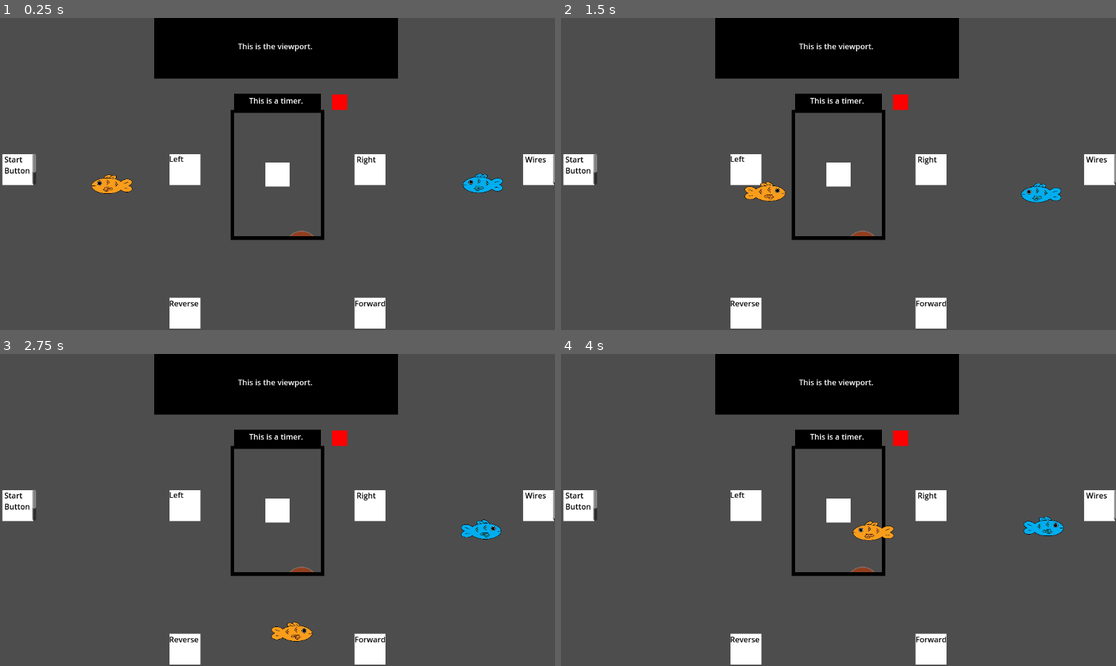
Above: before the commit, frames 1-4 (two rows, left to right).
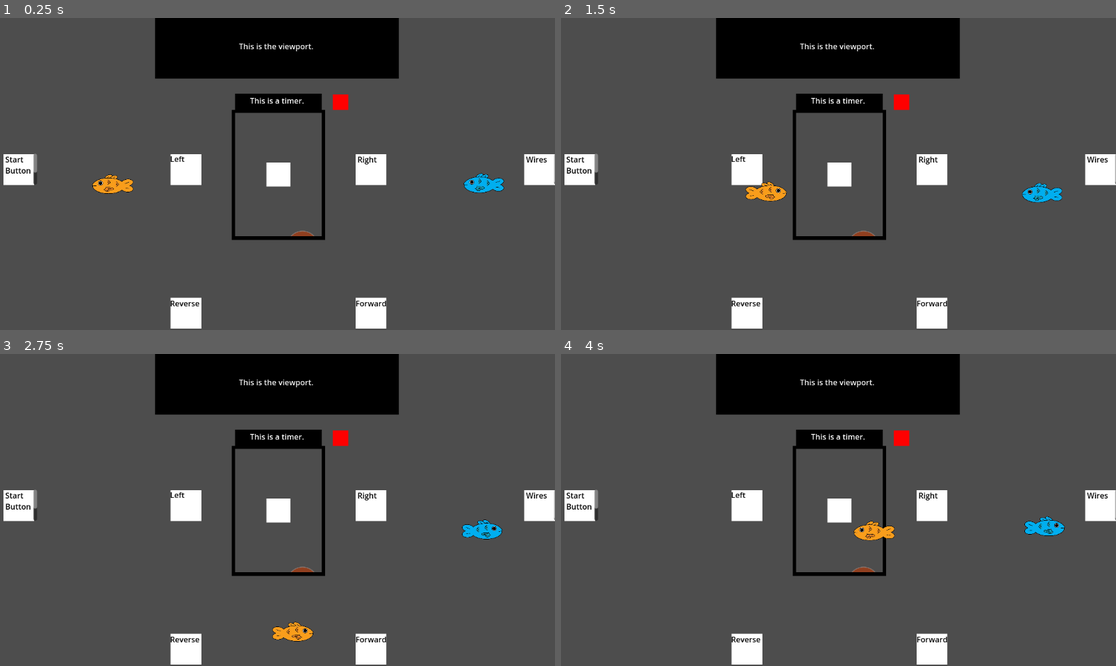
Above: after the commit, the same moments.

Repository: rynong99/fishtank
Game: Godot game, scene res://main.tscn
Same seed, same stepped clock (60 frames per second), same inputs: the game is played once before the commit and once after it.
Inputs:
- Up to frame 1 (0.25 s): no input
- Up to frame 2 (1.5 s): tap Enter at 0.5 s; hold D (p1right) 0.53-1.28 s; tap Down (p2down) at 0.6 s; hold S (p1down) from 1.28 s (still down); tap Left (p2left) at 1.35 s
- Up to frame 3 (2.75 s): release S (p1down) at 2.03 s; hold D (p1right) from 2.03 s (still down); tap Right (p2right) at 2.1 s
- Up to frame 4 (4 s): release D (p1right) at 2.78 s; hold W (p1up) 2.78-3.53 s; tap Up (p2up) at 2.85 s; hold A (p1left) from 3.53 s (still down); tap Down (p2down) at 3.6 s

The runs differ from the first frame. In frame 1, 1.7% of the frame differs, in the area x 0-100%, y 0-100%; in frame 2, 1.7%; in frame 3, 1.7%; in frame 4, 1.7%.

Commit message:
Tank Rumble when Move
Camera shake applied every frame when the tank is moving.

Diff:
--- a/TankMovement.gd
+++ b/TankMovement.gd
@@ -24,6 +24,7 @@
 			crashed = true
 	else:
 		crashed = false
+
 func get_tank_direction():
 	tank_direction = DirectionController.direction
 func get_tank_rotation():
--- a/direction_controller.gd
+++ b/direction_controller.gd
@@ -1,8 +1,14 @@
 extends Node
+
+var SHAKE : int = 1000
+
 var direction = "Stopped"
 var rotation = "Straight"
 var running = false
 
+
+
 func _process(delta: float) -> void:
-	print(direction)
-	print(rotation)
+	#print(direction)
+	#print(rotation)
+	pass
--- a/main.tscn
+++ b/main.tscn
@@ -8,3 +8,11 @@
 [node name="OutsideViewer" parent="." instance=ExtResource("1_uu6xs")]
 
 [node name="Tank" parent="." instance=ExtResource("2_r0du0")]
+max_offset = Vector2(2.5, 2.5)
+max_roll = 0.01
+trauma = 1.0
+trauma_power = 1.0
+
+[node name="Camera2D" type="Camera2D" parent="."]
+position = Vector2(574, 324)
+ignore_rotation = false
--- a/tank_control.gd
+++ b/tank_control.gd
@@ -5,12 +5,38 @@
 var turn_left : bool = false
 var can_start : bool = false
 
+
+# Camera shake stuff
+const SHAKE : int = 500
+var camera : Camera2D
+
+@export var decay : float = 0.6 # Time it takes to reach 0% of trauma
+@export var max_offset : Vector2 = Vector2(50, 50) # Max hor/ver shake in pixels
+@export var max_roll : float = 0.1 # Maximum rotation in radians (use sparingly)
+
+@export var trauma : float = 1.5 # Current shake strength
+@export var trauma_power : float = 2 # Trauma exponent. Increase for more extreme shaking\
+
+var oo
+var ox
+var oy
+
+
+func _ready():
+	camera = get_viewport().get_camera_2d()
+	oo = camera.rotation
+	ox = camera.offset.x
+	oy = camera.offset.y
+
+
 func _process(delta: float) -> void:
 	#Stops the tank if both controls are activated
 	if DirectionController.running:
 		if driving:
+			shake(Vector2(1, 1), 0.005)
 			DirectionController.direction = "Forward"
 		elif reverse:
+			shake(Vector2(1, 1), 0.005)
 			DirectionController.direction = "Reverse"
 		else:
 			DirectionController.direction = "Stopped"
@@ -64,3 +90,12 @@
 	DirectionController.running = false
 	DirectionController.direction = "Stopped"
 	DirectionController.rotation = "Straight"
+
+
+
+func shake(offset : Vector2, roll : float, amount : float = 1) -> void:
+	#? Set the camera's rotation and offset based on the shake strength
+	#print("Shaking: ", amount)
+	camera.rotation = roll * amount * randf_range(-1, 1)
+	camera.offset.x = ox + offset.x * amount * randf_range(-1, 1)
+	camera.offset.y = oy + offset.y * amount * randf_range(-1, 1)
--- a/tank_move_test.tscn
+++ b/tank_move_test.tscn
@@ -54,10 +54,10 @@
 fill = 1
 fill_from = Vector2(0.5, 0.5)
 
-[sub_resource type="CanvasTexture" id="CanvasTexture_nxqqa"]
-
 [sub_resource type="RectangleShape2D" id="RectangleShape2D_s8t7o"]
 size = Vector2(1, 1)
+
+[sub_resource type="CanvasTexture" id="CanvasTexture_nxqqa"]
 
 [node name="TankMoveTest" type="Node2D"]
 
Not shown: 1 places in outside_viewer.tscn that only renumber resources
Not shown: 1 places in tank_move_test.tscn that only renumber resources
